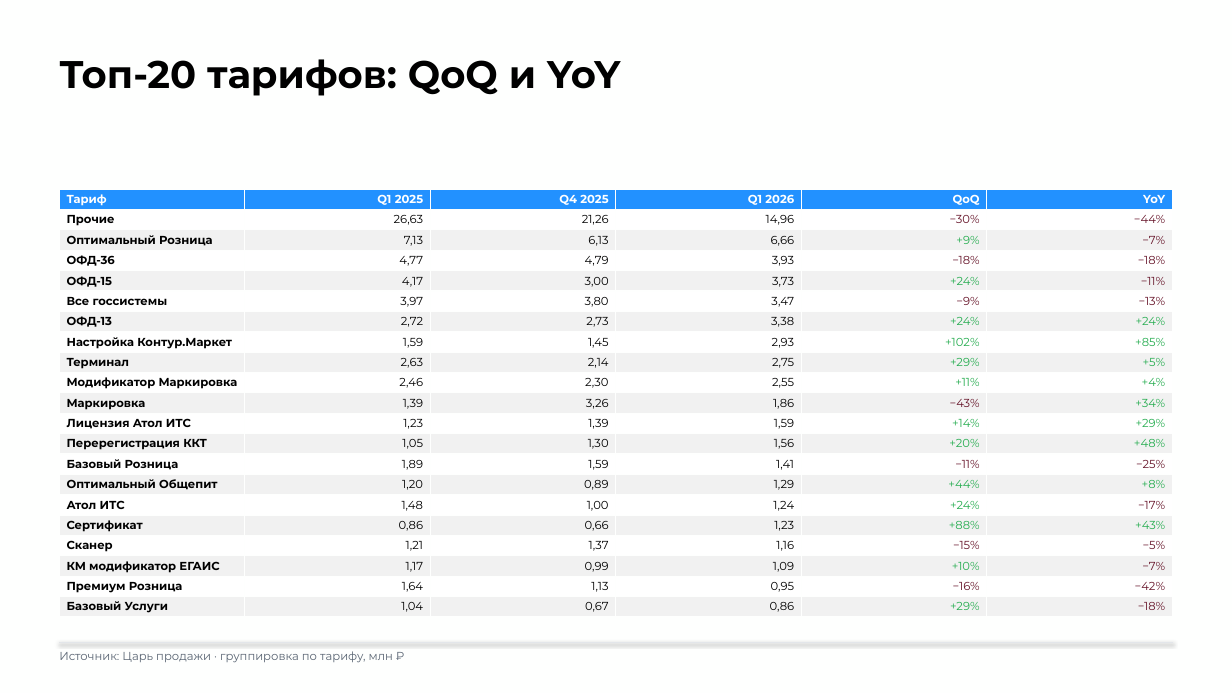
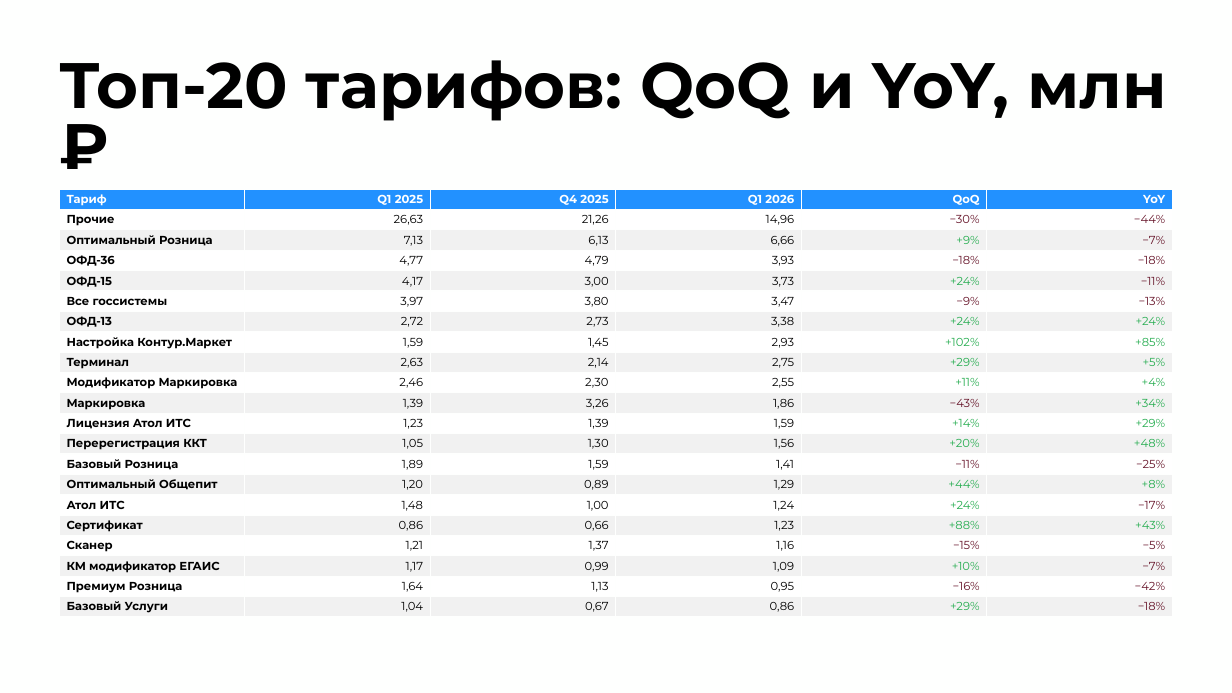
Before and after one commit to burbonivanovich-oss/google-presentation, a slide deck: slide 9 of Итоги Q1 2026 — Контур.pptx. Drawn at 1232x693 pixels with LibreOffice and Linux fonts; fonts in the diff are those of the drawing. Boxes give left, top, right and bottom in pixels: in the first picture for what was removed or moved away, otherwise in the second. Text is boxed around its words. In the diff, an @@ line names an element or a change of style, - is before the commit and + after.

```diff
--- a/Итоги Q1 2026 — Контур.pptx
+++ b/Итоги Q1 2026 — Контур.pptx
@@ title at (59, 60, 1168, 121): text changed; size 30 to 50 pt @@
-Топ-20 тарифов: QoQ и YoY
+Топ-20 тарифов: QoQ и YoY, млн ₽
@@ line removed from (59, 642) to (1173, 642) @@
@@ text removed at (59, 651, 393, 663) @@
-Источник: Царь продажи · группировка по тарифу, млн ₽
```
Also in this commit, not shown: 9 other slides changed, 9 slides added, 6 slides removed, 1 other file.
